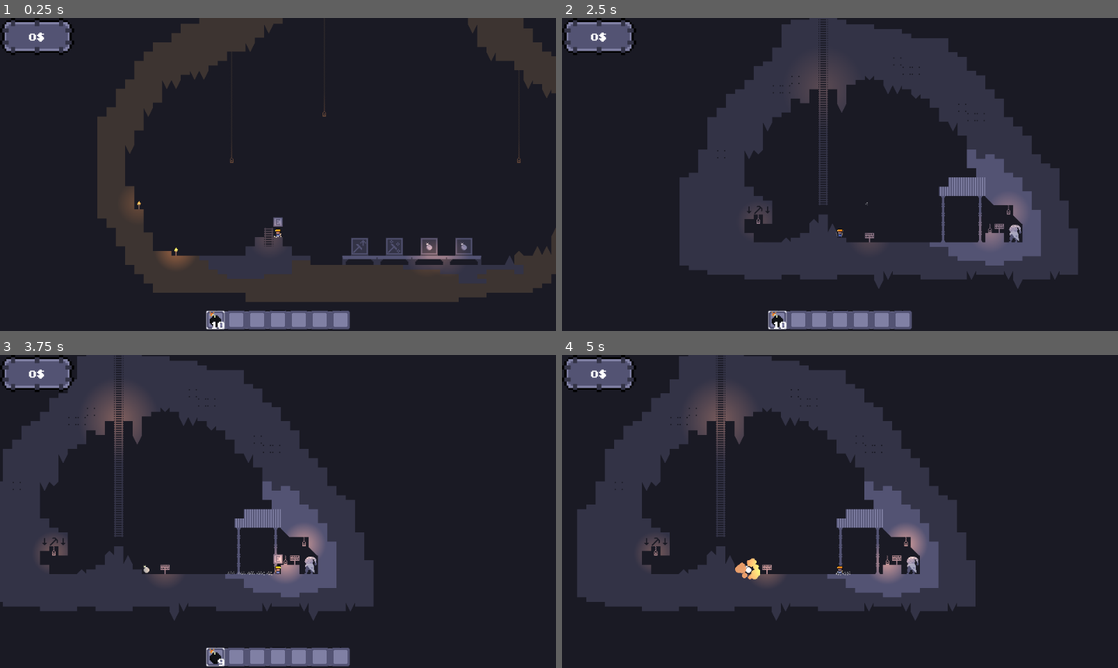
Above: before the commit, frames 1-4 (two rows, left to right).
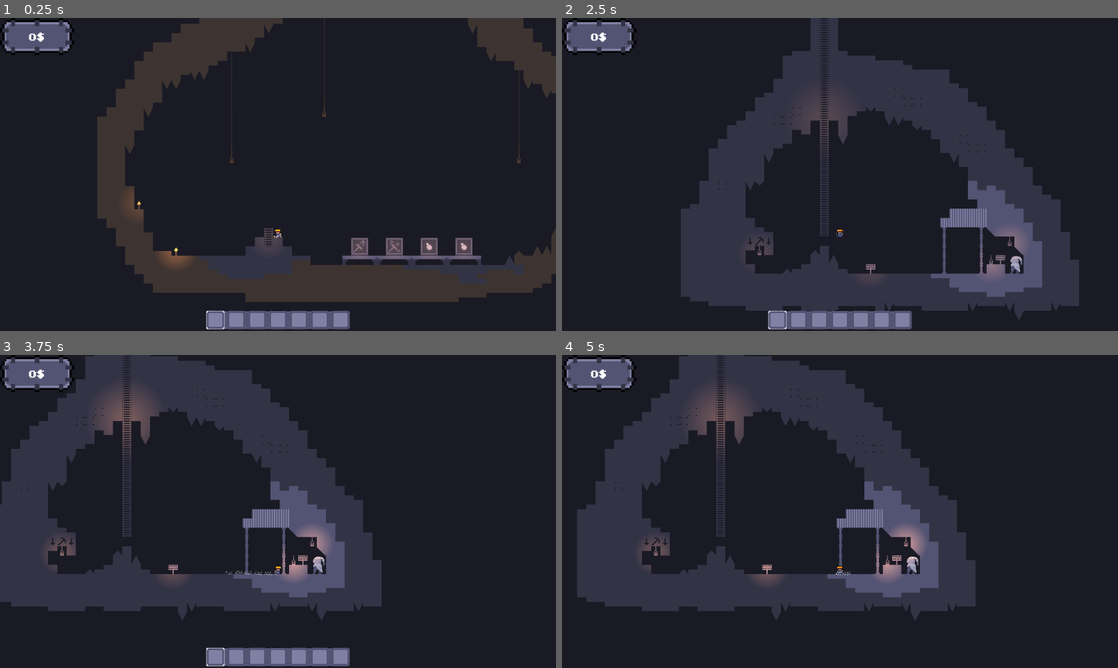
Above: after the commit, the same moments.

Repository: p4tk4n/UraniumMiner
Game: Godot game, scene res://scenes/upgrade_shop.tscn
Two runs of this game, one before a commit and one after it. Both use one fixed random seed, a clock stepped at 60 frames per second and the inputs below. This scene is started directly instead of the project's main scene. The engine's default icon, where the game draws it, is replaced by a stand-in: a white triangle on a blue panel in a dark square.
Inputs (mouse positions are in pixels of both pictures, inside the frame that each line leads up to):
- Up to frame 1 (0.25 s): no input
- Up to frame 2 (2.5 s): tap Enter at 0.5 s; move the mouse to (962, 158) at 0.52 s; hold D (player_right) 0.53-2.03 s; tap E (player_interact) at 0.6 s; tap Space (player_jump) at 0.77, 1.52 s; move the mouse to (728, 190) at 1.27 s; tap Mouse wheel down (slot_down) at 1.35 s; move the mouse to (895, 105) at 2.02 s; hold A (player_left) from 2.03 s (still down); tap Mouse wheel up (slot_up) at 2.1 s
- Up to frame 3 (3.75 s): move the mouse to (250, 574) at 2.77 s; release A (player_left) at 2.78 s; hold D (player_right) from 2.78 s (still down); right-click (250, 574) at 2.85 s; tap Space (player_jump) at 3.02 s; move the mouse to (444, 558) at 3.52 s; tap E (player_interact) at 3.6 s
- Up to frame 4 (5 s): tap Space (player_jump) at 3.77, 4.52 s; tap Tab (player_inventory) at 4.15 s; move the mouse to (673, 464) at 4.27 s; release D (player_right) at 4.28 s; hold A (player_left) from 4.28 s (still down); tap Mouse wheel down (slot_down) at 4.35 s

The runs differ from the first frame. In frame 1, 0.8% of the frame differs, in the area x 37-86%, y 63-100%; in frame 2, 27%, in the area x 21-93%, y 0-100%; in frame 3, 6.9%; in frame 4, 0.2%.

Commit message:
dayum

Diff:
--- a/uranium_miner/project.godot
+++ b/uranium_miner/project.godot
@@ -18,6 +18,7 @@
 [autoload]
 
 global="*res://scripts/global.gd"
+SignalBus="*res://scripts/signal_bus.gd"
 
 [display]
 
--- a/uranium_miner/resources/inventory.tres
+++ b/uranium_miner/resources/inventory.tres
@@ -1,13 +1,10 @@
-[gd_resource type="Resource" script_class="Inventory" load_steps=11 format=3 uid="uid://c0nyighp00dqu"]
+[gd_resource type="Resource" script_class="Inventory" load_steps=10 format=3 uid="uid://c0nyighp00dqu"]
 
 [ext_resource type="Script" uid="uid://cnh4ogwsu7cj3" path="res://inv_slot.gd" id="2_3tbgx"]
 [ext_resource type="Script" uid="uid://kljdlxrrt50n" path="res://scripts/inventory.gd" id="2_7hhfx"]
-[ext_resource type="Resource" uid="uid://boqjachb8hawk" path="res://resources/bomb.tres" id="3_7hhfx"]
 
 [sub_resource type="Resource" id="Resource_3tbgx"]
 script = ExtResource("2_3tbgx")
-item = ExtResource("3_7hhfx")
-quantity = 10
 metadata/_custom_type_script = "uid://cnh4ogwsu7cj3"
 
 [sub_resource type="Resource" id="Resource_7hhfx"]
--- a/uranium_miner/scenes/bomb.tscn
+++ b/uranium_miner/scenes/bomb.tscn
@@ -43,7 +43,7 @@
 [node name="BoomTimer" type="Timer" parent="."]
 one_shot = true
 
-[node name="CPUParticles2D" type="CPUParticles2D" parent="."]
+[node name="BoomEffect" type="CPUParticles2D" parent="."]
 emitting = false
 amount = 16
 texture = ExtResource("5_nxi8k")
--- a/uranium_miner/scenes/player.tscn
+++ b/uranium_miner/scenes/player.tscn
@@ -173,6 +173,7 @@
 
 [node name="WalkTrail" type="CPUParticles2D" parent="PlayerSprite"]
 position = Vector2(-4, 7)
+emitting = false
 amount = 20
 texture = ExtResource("11_d2wvv")
 lifetime = 0.5
--- a/uranium_miner/scenes/shop_ui.tscn
+++ b/uranium_miner/scenes/shop_ui.tscn
@@ -1,7 +1,8 @@
-[gd_scene load_steps=6 format=3 uid="uid://b8xq4tdcfwxol"]
+[gd_scene load_steps=7 format=3 uid="uid://b8xq4tdcfwxol"]
 
 [ext_resource type="Texture2D" uid="uid://b4akfd2js1ns1" path="res://sprites/inventory_slot.png" id="1_fs6yy"]
 [ext_resource type="Script" uid="uid://yip42bngxu0v" path="res://scripts/shop_ui.gd" id="1_s287r"]
+[ext_resource type="Theme" uid="uid://cupo73i60fr6h" path="res://themes/control_theme.tres" id="1_usj2y"]
 [ext_resource type="Texture2D" uid="uid://bw0285b4q0442" path="res://sprites/sell_button.png" id="2_0yw5g"]
 [ext_resource type="Texture2D" uid="uid://d0usupe0ampya" path="res://sprites/sell_button_pressed.png" id="3_s287r"]
 [ext_resource type="Texture2D" uid="uid://btmyvrvdph6gp" path="res://sprites/sell_button_hovered.png" id="4_mrnm2"]
@@ -14,6 +15,7 @@
 offset_bottom = -0.44000244
 grow_horizontal = 2
 grow_vertical = 2
+theme = ExtResource("1_usj2y")
 script = ExtResource("1_s287r")
 
 [node name="NinePatchRect" type="NinePatchRect" parent="."]
@@ -64,24 +66,19 @@
 patch_margin_right = 7
 patch_margin_bottom = 7
 
-[node name="SlotToSell" type="Label" parent="NinePatchRect/BoxContainer/SellContainer/NinePatchRect"]
+[node name="ReceivedAmount" type="Label" parent="NinePatchRect/BoxContainer/SellContainer/NinePatchRect"]
 layout_mode = 1
-anchors_preset = 8
-anchor_left = 0.5
+anchors_preset = 14
 anchor_top = 0.5
-anchor_right = 0.5
+anchor_right = 1.0
 anchor_bottom = 0.5
-offset_left = -7.5
-offset_top = -18.0
-offset_right = 7.5
-offset_bottom = 18.0
+offset_top = -11.0
+offset_bottom = 11.0
 grow_horizontal = 2
 grow_vertical = 2
-theme_override_colors/font_color = Color(0.32252148, 0.6013981, 5.7756904e-07, 1)
-theme_override_colors/font_shadow_color = Color(0.19877908, 0.32824066, 0.1576829, 1)
-theme_override_colors/font_outline_color = Color(1, 1, 1, 1)
+theme_override_colors/font_color = Color(0.36498463, 0.69085926, 0.22571087, 1)
 theme_override_constants/outline_size = 3
-theme_override_font_sizes/font_size = 24
+theme_override_font_sizes/font_size = 32
 text = "0"
 horizontal_alignment = 1
 vertical_alignment = 1
--- a/uranium_miner/scenes/upgrade_shop.tscn
+++ b/uranium_miner/scenes/upgrade_shop.tscn
@@ -161,10 +161,16 @@
 position = Vector2(841, 1008)
 
 [node name="CaveLight6" parent="CaveLights" instance=ExtResource("4_ya5xe")]
-position = Vector2(1113, 1040)
+position = Vector2(1117, 1024)
+
+[node name="CaveLight10" parent="CaveLights" instance=ExtResource("4_ya5xe")]
+position = Vector2(1057, 1024)
+
+[node name="CaveLight11" parent="CaveLights" instance=ExtResource("4_ya5xe")]
+position = Vector2(997, 1024)
 
 [node name="CaveLight7" parent="CaveLights" instance=ExtResource("4_ya5xe")]
-position = Vector2(1148, 1040)
+position = Vector2(1177, 1024)
 
 [node name="CaveLight8" parent="CaveLights" instance=ExtResource("4_ya5xe")]
 position = Vector2(616, 950)
--- a/uranium_miner/scenes/world.tscn
+++ b/uranium_miner/scenes/world.tscn
@@ -138,7 +138,7 @@
 texture = ExtResource("4_k0juu")
 
 [node name="Player" parent="." instance=ExtResource("1_nnsk1")]
-position = Vector2(313, 504)
+position = Vector2(313, 450)
 
 [node name="Level" type="TileMapLayer" parent="."]
 tile_map_data = PackedByteArray("AAAEACQAAAAAAAAAAAAFACQAAAAAAAAAAAAGACQAAAAAAAAAAAAHACQAAAAAAAAAAAAIACQAAAAAAAAAAAAJAC …(11008 unchanged characters)…
--- a/uranium_miner/scripts/bomb.gd
+++ b/uranium_miner/scripts/bomb.gd
@@ -4,7 +4,7 @@
 @onready var collision_shape_2d: CollisionShape2D = $Area2D/CollisionShape2D
 @onready var boom_timer: Timer = $BoomTimer
 @onready var bomb_sprite: Sprite2D = $BombSprite
-@onready var cpu_particles_2d: CPUParticles2D = $CPUParticles2D
+@onready var boom_effect: CPUParticles2D = $BoomEffect
 
 var player_inventory
 var tilemap
@@ -76,7 +76,8 @@
 	bomb_sprite.material.set_shader_parameter("whiteness", progress)
 
 func blow():
-	cpu_particles_2d.emitting = true
+	boom_effect.scale_amount_max = global.bomb_radius * 2.0
+	boom_effect.emitting = true
 	bomb_sprite.material.set_shader_parameter("whiteness", 1.5)
 	destroy_tiles_in_radius()
 	await get_tree().create_timer(0.5).timeout
--- a/uranium_miner/scripts/inventory_ui.gd
+++ b/uranium_miner/scripts/inventory_ui.gd
@@ -35,7 +35,6 @@
 	highlight.position = Vector2((global.current_hand_slot * 36)-20,16)
 
 func update_slots():
-	print("slots updated")
 	for i in range(min(inv.slots.size(), slots.size())):
 		slots[i].update(inv.slots[i])
 
--- a/uranium_miner/scripts/shop_ui.gd
+++ b/uranium_miner/scripts/shop_ui.gd
@@ -2,7 +2,7 @@
 
 @export var player: CharacterBody2D
 
-@onready var slot_to_sell: Label = $NinePatchRect/BoxContainer/SellContainer/NinePatchRect/SlotToSell
+@onready var slot_to_sell: Label = $NinePatchRect/BoxContainer/SellContainer/NinePatchRect/ReceivedAmount
 
 func _ready() -> void:
 	pass
--- /dev/null
+++ b/uranium_miner/scripts/signal_bus.gd
@@ -0,0 +1,4 @@
+extends Node
+
+signal show_interact_bubble
+signal hide_interact_bubble
--- a/uranium_miner/scripts/upgrade_shop.gd
+++ b/uranium_miner/scripts/upgrade_shop.gd
@@ -36,12 +36,12 @@
 
 			current_upgrade.show_cost = true
 			can_buy_upgrade = true
-			player.show_interact_bubble()
+			SignalBus.show_interact_bubble.emit()
 	else:
 		if current_upgrade:
 			current_upgrade.show_cost = false
 		can_buy_upgrade = false
-		player.hide_interact_bubble()
+		SignalBus.hide_interact_bubble.emit()
 
 func enter_level():
 	global.oncoming_scene = global.scenes["level"]
@@ -52,11 +52,11 @@
 
 func _on_level_entrance_area_entered(area: Area2D) -> void:
 	can_enter_level = true
-	player.show_interact_bubble()
+	SignalBus.show_interact_bubble.emit()
 
 func _on_level_entrance_area_exited(area: Area2D) -> void:
 	can_enter_level = false
-	player.hide_interact_bubble()
+	SignalBus.hide_interact_bubble.emit()
 
 func _on_resume_pressed() -> void:
 	pause_menu.hide()
--- a/uranium_miner/scripts/world.gd
+++ b/uranium_miner/scripts/world.gd
@@ -33,7 +33,6 @@
 		elif can_enter_upgrade_shop:
 			enter_upgrade_shop()
 
-
 	if Input.is_action_just_pressed("ui_cancel"):
 		pause_menu.show()
 		get_tree().paused = true
@@ -52,33 +51,33 @@
 func _on_cave_entrance_area_entered(area: Area2D) -> void:
 	if area.owner.is_in_group("player"):
 		can_enter_mine = true
-		player.show_interact_bubble()
+		SignalBus.show_interact_bubble.emit()
 
 func _on_cave_entrance_area_exited(area: Area2D) -> void:
 	if area.owner.is_in_group("player"):
 		can_enter_mine = false
-		player.hide_interact_bubble()
+		SignalBus.hide_interact_bubble.emit()
 
 func _on_tutorial_sign_area_entered(area: Area2D) -> void:
 	if area.owner.is_in_group("player"):
-		player.show_interact_bubble()
+		SignalBus.show_interact_bubble.emit()
 		can_read_sign = true
 
 func _on_tutorial_sign_area_exited(area: Area2D) -> void:
 	if area.owner.is_in_group("player"):
-		player.hide_interact_bubble()
+		SignalBus.hide_interact_bubble.emit()
 		can_read_sign = false
 		tutorial.hide()
 
 func _on_trader_sign_area_entered(area: Area2D) -> void:
 	if area.owner.is_in_group("player"):
 		can_trade = true
-		player.show_interact_bubble()
+		SignalBus.show_interact_bubble.emit()
 
 func _on_trader_sign_area_exited(area: Area2D) -> void:
 	if area.owner.is_in_group("player"):
 		can_trade = false
-		player.hide_interact_bubble()
+		SignalBus.hide_interact_bubble.emit()
 		shop_ui.visible = false
 
 func _on_resume_pressed() -> void:
@@ -92,9 +91,9 @@
 func _on_upgrade_shop_entrance_area_entered(area: Area2D) -> void:
 	if area.owner.is_in_group("player"):
 		can_enter_upgrade_shop = true
-		player.show_interact_bubble()
+		SignalBus.show_interact_bubble.emit()
 
 func _on_upgrade_shop_entrance_area_exited(area: Area2D) -> void:
 	if area.owner.is_in_group("player"):
 		can_enter_upgrade_shop = false
-		player.hide_interact_bubble()
+		SignalBus.hide_interact_bubble.emit()
Not shown, added: uranium_miner/scripts/signal_bus.gd.uid
